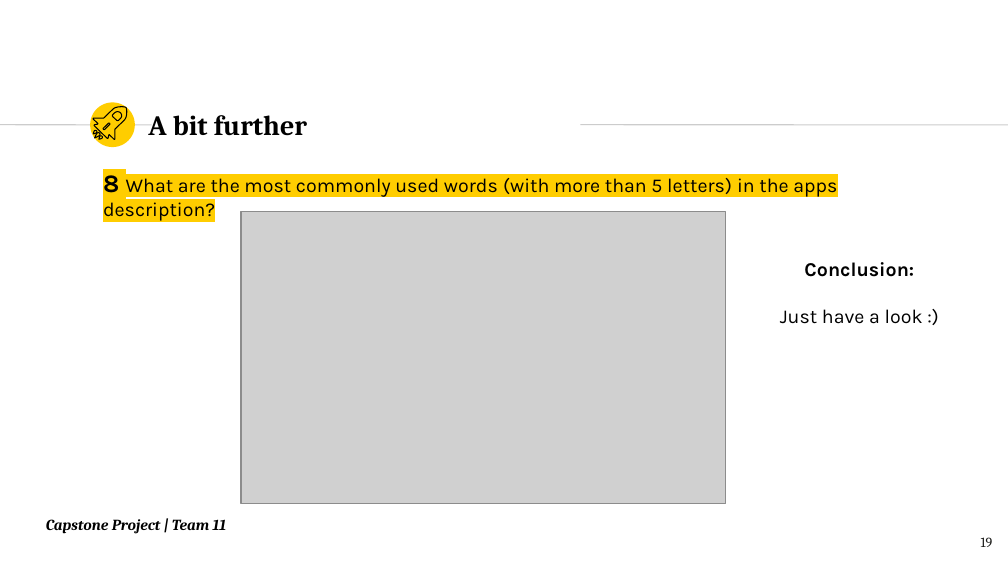
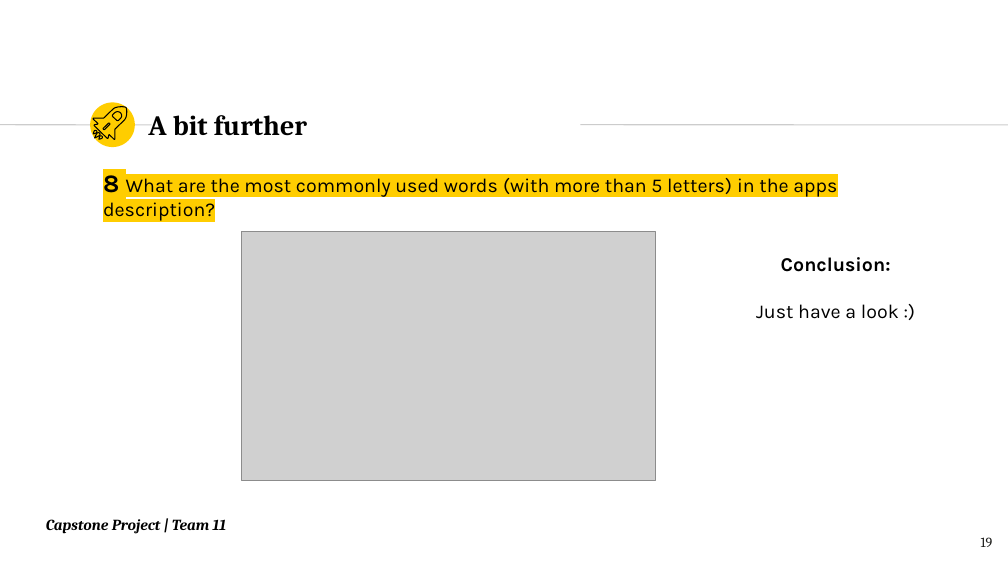
Before and after one commit to DanielaNy/Pyladies_Amsterdam_Capstone_Project, a slide deck: slide 19 of Team_11_Capstone_PyladiesAms_v.3.pptx. Drawn at 1008x567 pixels with LibreOffice and Linux fonts; fonts in the diff are those of the drawing; grey boxes stand for pictures. Boxes give left, top, right and bottom in pixels: in the first picture for what was removed or moved away, otherwise in the second. Text is boxed around its words. In the diff, an @@ line names an element or a change of style, - is before the commit and + after.

```diff
--- a/Team_11_Capstone_PyladiesAms_v.3.pptx
+++ b/Team_11_Capstone_PyladiesAms_v.3.pptx
@@ picture: place and size @@
-picture at (241,212,726,504)
+picture at (242,232,655,481)
@@ text "Conclusion:": place and size @@
-text "Conclusion:" at (780,262,923,324)
+text "Conclusion:" at (756,257,899,319)
```
Also in this commit, not shown: 10 other slides changed.
